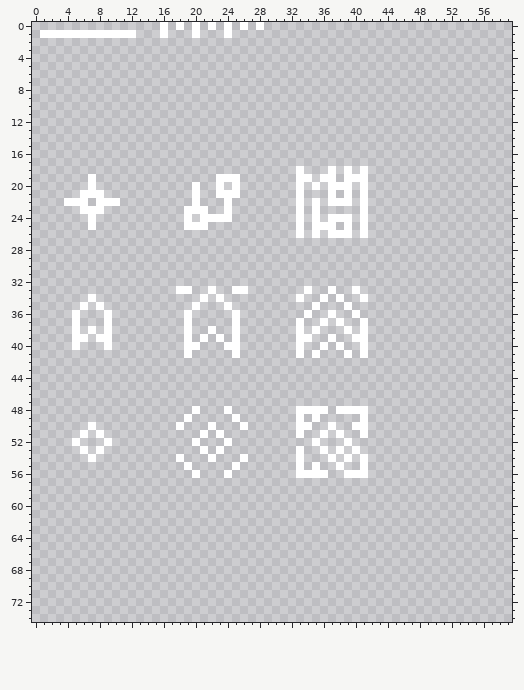
One commit to this pixel-art file: src/sprites.aseprite. The picture above was drawn from the file before the commit.
60x75 pixels, 1 frame.
New version:
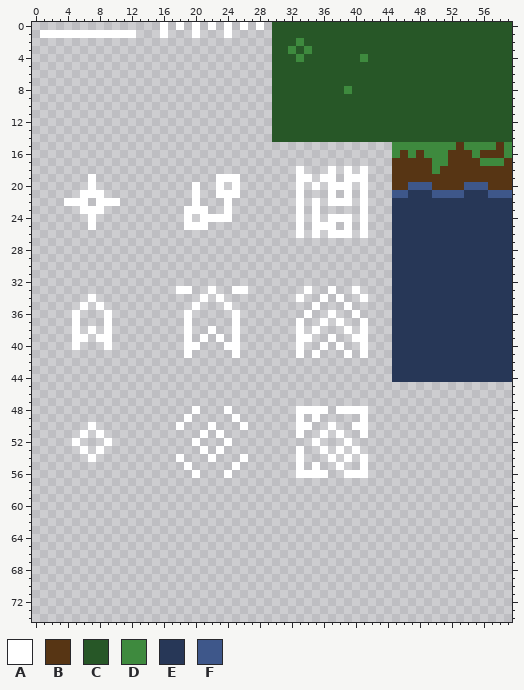
Palette (. is transparent): A #ffffff  B #573514  C #275727  D #3e8a3e  E #273757  F #3e578a
The author wrote: Adds sprites for ground & water.
Changes in this commit:
Layer "Layer 1":
y 0..1: x 30..59 .............................. -> CCCCCCCCCCCCCCCCCCCCCCCCCCCCCC
y 2: x 30..59 .............................. -> CCCDCCCCCCCCCCCCCCCCCCCCCCCCCC
y 3: x 30..59 .............................. -> CCDCDCCCCCCCCCCCCCCCCCCCCCCCCC
y 4: x 30..59 .............................. -> CCCDCCCCCCCDCCCCCCCCCCCCCCCCCC
y 5..7: x 30..59 .............................. -> CCCCCCCCCCCCCCCCCCCCCCCCCCCCCC
y 8: x 30..59 .............................. -> CCCCCCCCCDCCCCCCCCCCCCCCCCCCCC
y 9..14: x 30..59 .............................. -> CCCCCCCCCCCCCCCCCCCCCCCCCCCCCC
y 15: x 45..59 ............... -> DDDDDDDDBDDDDBD
y 16: x 45..59 ............... -> DBDBDDDBBBDBBBD
y 17: x 45..59 ............... -> BBBBBDDBBBBDDDB
y 18: x 45..59 ............... -> BBBBBDBBBBBBBBB
y 19: x 45..59 ............... -> BBBBBBBBBBBBBBB
y 20: x 45..59 ............... -> BBFFFBBBBFFFBBB
y 21: x 45..59 ............... -> FFEEEFFFFEEEFFF
y 22..44: x 45..59 ............... -> EEEEEEEEEEEEEEE
Boxes around the changes in both pictures, in picture pixels (x1, y1, x2, y2):
added: (272, 22, 512, 382)
